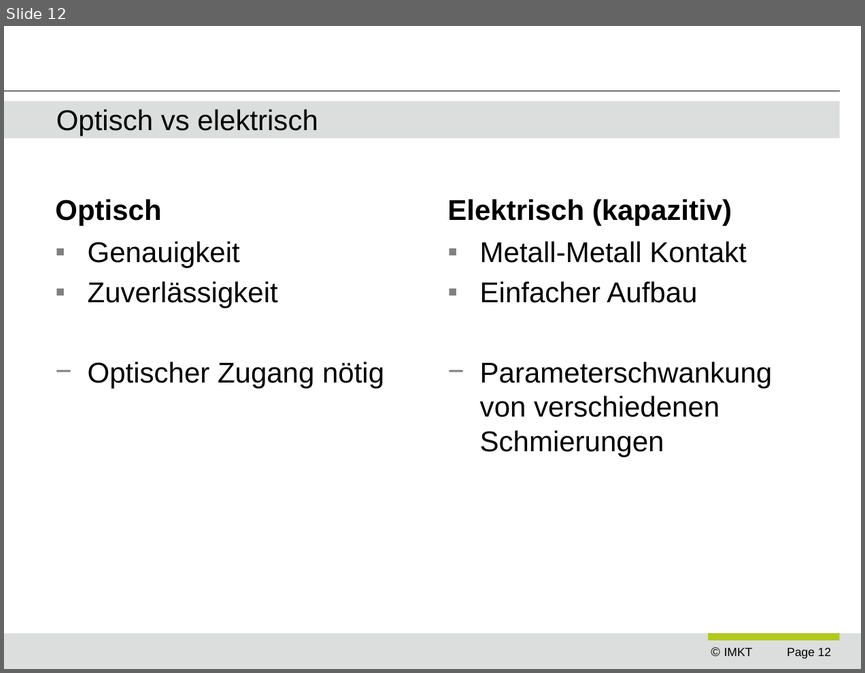
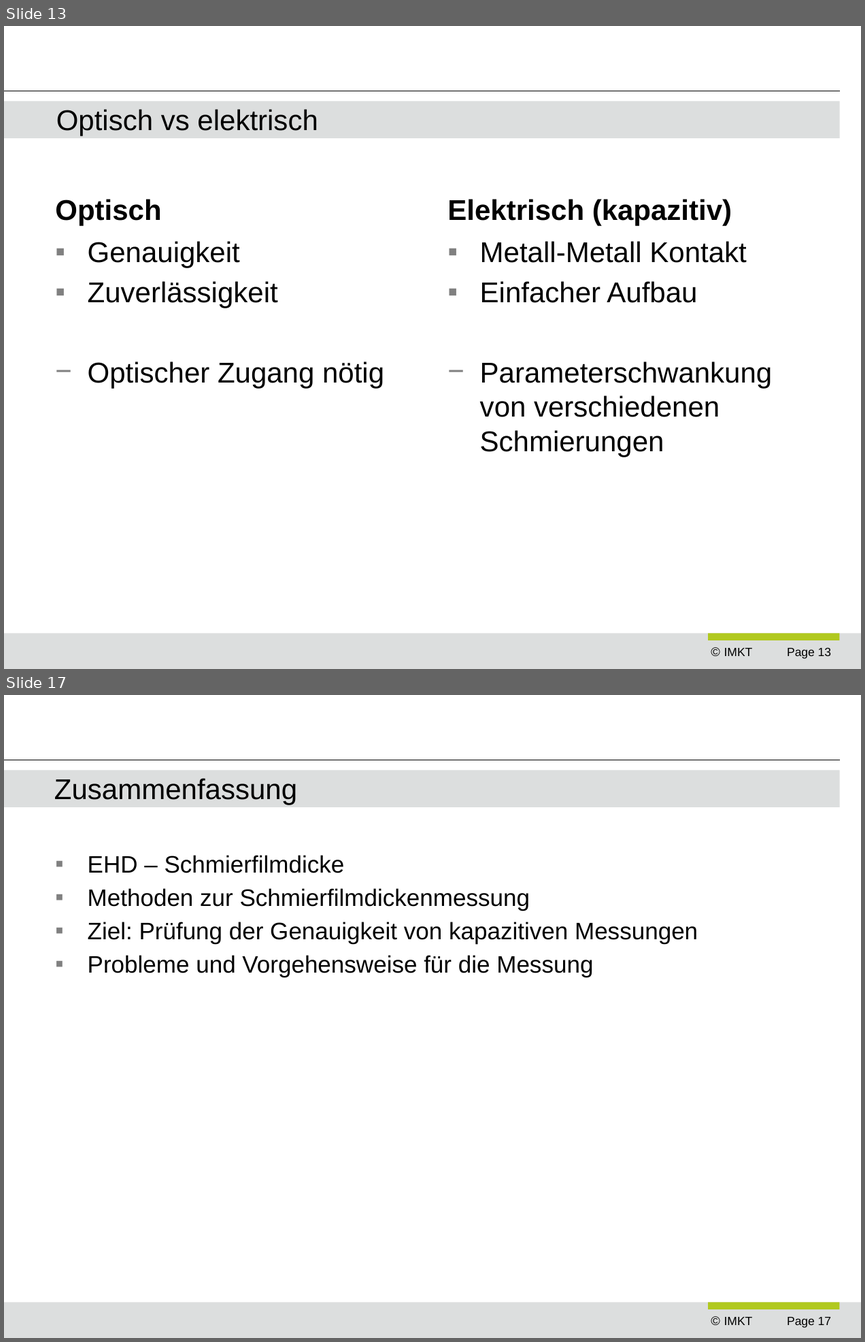
Before and after one commit to ngocminhdao88/dao_masterarbeit, a slide deck: presentations/ziel_der_arbeit_vw.pptx. Shown one above the other, each under a label of ours: slide 12 before the commit, slides 13 and 17 after it; the slides between them are not shown. The pictures are 865x673 and 865x1342 pixels, drawn with LibreOffice and Linux fonts; fonts in the diff are those of the drawing; background and template pictures are left out. Boxes give left, top, right and bottom in pixels: in the first picture for what was removed or moved away, otherwise in the second. Text is boxed around its words. In the diff, an @@ line names an element or a change of style, - is before the commit and + after.

```diff
--- a/presentations/ziel_der_arbeit_vw.pptx
+++ b/presentations/ziel_der_arbeit_vw.pptx
@@ slide 17 added at [4, 695, 861, 1338], background #FFFFFF; not listed: 7 template elements that a slide beside it also shows @@
@@ title added at [54, 778, 297, 805], 24 pt, text #000000 @@
+Zusammenfassung
@@ text added at [88, 855, 698, 977], 20 pt, text #000000 @@
+▪ EHD – Schmierfilmdicke
+▪ Methoden zur Schmierfilmdickenmessung
+▪ Ziel: Prüfung der Genauigkeit von kapazitiven Messungen
+▪ Probleme und Vorgehensweise für die Messung
@@ what was slide 12 is now slide 13 @@
@@ page number at [787, 648, 831, 658]: text changed @@
-Page 12
+Page 13
```
Also in this commit, not shown: 14 slides changed, 1 other slide added, 10 other files.
